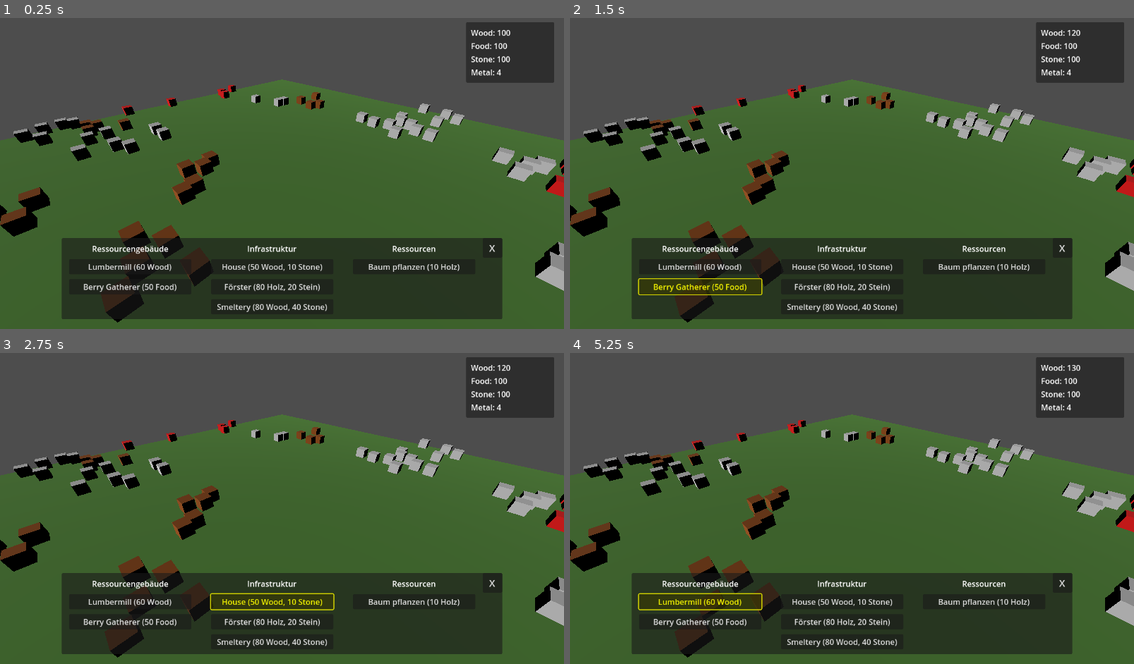
Above: before the commit, frames 1-4 (two rows, left to right).
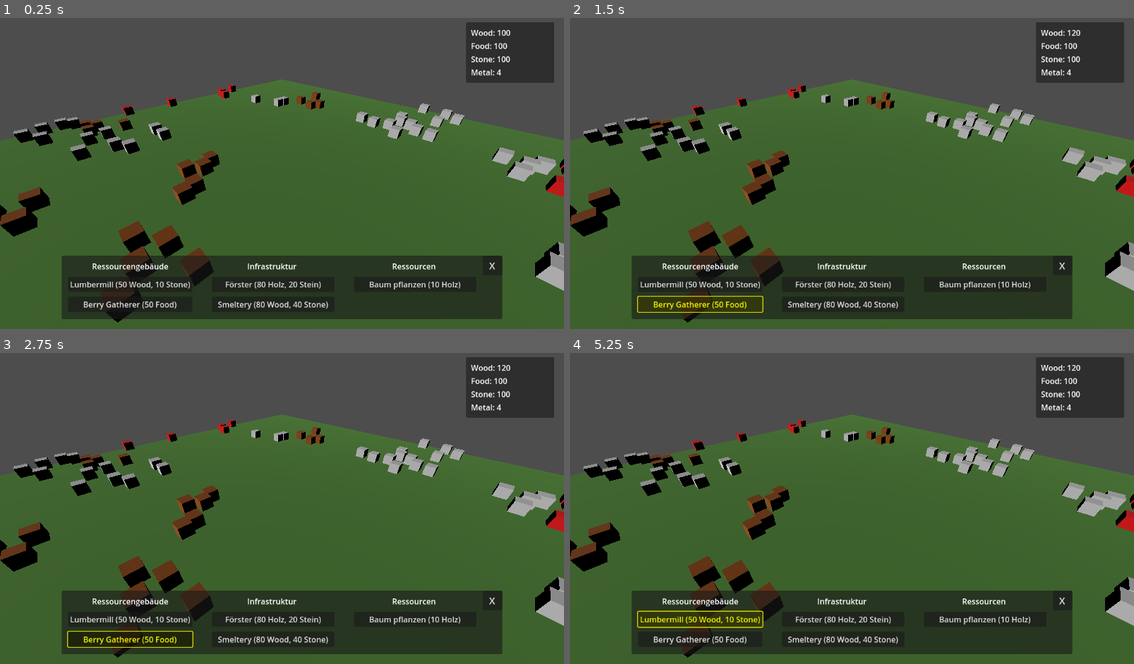
Above: after the commit, the same moments.

Repository: Catloff/Gaia-Galactica
Game: Godot game, scene res://scenes/Main.tscn
Two runs of this game, one before a commit and one after it. Both use one fixed random seed, a clock stepped at 60 frames per second and the inputs below.
Inputs (mouse positions are in pixels of both pictures, inside the frame that each line leads up to):
- Up to frame 1 (0.25 s): no input
- Up to frame 2 (1.5 s): click "Lumbermill (60 Wood)" (after the commit: "Lumbermill (50 Wood, 10 Stone)") at 0.5 s; click "Berry Gatherer (50 Food)" at 1.25 s
- Up to frame 3 (2.75 s): click (270, 601) at 2 s, where only the run before the commit has a clickable "House (50 Wood, 10 Stone)"
- Up to frame 4 (5.25 s): click "Förster (80 Holz, 20 Stein)" at 2.75 s; click "Smeltery (80 Wood, 40 Stone)" at 3.5 s; click "Baum pflanzen (10 Holz)" at 4.25 s; click "Lumbermill (60 Wood)" (after the commit: "Lumbermill (50 Wood, 10 Stone)") at 5 s

The runs differ from the first frame. In frame 1, 6.0% of the frame differs, in the area x 10-90%, y 70-95%; in frame 2, 6.6%; in frame 3, 6.5%; in frame 4, 6.7%, in the area x 10-90%, y 4-97%.

Commit message:
Removed house

Diff:
--- a/scenes/HUD.tscn
+++ b/scenes/HUD.tscn
@@ -113,7 +113,7 @@
 [node name="LumbermillButton" type="Button" parent="BuildPanel/MarginContainer/BuildCategories/BuildButtons/ResourceBuildings"]
 custom_minimum_size = Vector2(120, 0)
 layout_mode = 2
-text = "Lumbermill (60 Wood)"
+text = "Lumbermill (50 Wood, 10 Stone)"
 
 [node name="BerryGathererButton" type="Button" parent="BuildPanel/MarginContainer/BuildCategories/BuildButtons/ResourceBuildings"]
 custom_minimum_size = Vector2(120, 0)
@@ -124,11 +124,6 @@
 custom_minimum_size = Vector2(250, 0)
 layout_mode = 2
 theme_override_constants/separation = 10
-
-[node name="HouseButton" type="Button" parent="BuildPanel/MarginContainer/BuildCategories/BuildButtons/Infrastructure"]
-custom_minimum_size = Vector2(120, 0)
-layout_mode = 2
-text = "House (50 Wood, 10 Stone)"
 
 [node name="ForesterButton" type="Button" parent="BuildPanel/MarginContainer/BuildCategories/BuildButtons/Infrastructure"]
 custom_minimum_size = Vector2(120, 0)
--- a/scenes/House.tscn
+++ /dev/null
@@ -1,18 +0,0 @@
-[gd_scene load_steps=4 format=3 uid="uid://house_scene"]
-
-[ext_resource type="Script" path="res://scripts/House.gd" id="1_house"]
-
-[sub_resource type="BoxMesh" id="BoxMesh_1"]
-size = Vector3(2, 3, 2)
-
-[sub_resource type="BoxShape3D" id="BoxShape3D_1"]
-size = Vector3(2, 3, 2)
-
-[node name="House" type="StaticBody3D"]
-script = ExtResource("1_house")
-
-[node name="MeshInstance3D" type="MeshInstance3D" parent="."]
-mesh = SubResource("BoxMesh_1")
-
-[node name="CollisionShape3D" type="CollisionShape3D" parent="."]
-shape = SubResource("BoxShape3D_1")
--- a/scripts/BuildingManager.gd
+++ b/scripts/BuildingManager.gd
@@ -1,6 +1,5 @@
 extends Node3D
 
-var house_scene = preload("res://scenes/House.tscn")
 var lumbermill_scene = preload("res://scenes/Lumbermill.tscn")
 var berry_gatherer_scene = preload("res://scenes/BerryGatherer.tscn")
 var forester_scene = preload("res://scenes/Forester.tscn")
@@ -126,8 +125,6 @@
 
 	var new_building
 	match current_building_type:
-		"house":
-			new_building = house_scene.instantiate()
 		"lumbermill":
 			new_building = lumbermill_scene.instantiate()
 		"berry_gatherer":
@@ -156,8 +153,6 @@
 
 	if type != "none":
 		match type:
-			"house":
-				preview_building = house_scene.instantiate()
 			"lumbermill":
 				preview_building = lumbermill_scene.instantiate()
 			"berry_gatherer":
@@ -175,8 +170,6 @@
 
 func get_current_building_cost() -> Dictionary:
 	match current_building_type:
-		"house":
-			return house_scene.instantiate().get_cost()
 		"lumbermill":
 			return lumbermill_scene.instantiate().get_cost()
 		"berry_gatherer":
--- a/scripts/HUD.gd
+++ b/scripts/HUD.gd
@@ -3,7 +3,6 @@
 @onready var wood_label = $ResourcePanel/MarginContainer/Resources/WoodLabel
 @onready var food_label = $ResourcePanel/MarginContainer/Resources/FoodLabel
 @onready var stone_label = $ResourcePanel/MarginContainer/Resources/StoneLabel
-@onready var house_button = $BuildPanel/MarginContainer/BuildCategories/BuildButtons/Infrastructure/HouseButton
 @onready var lumbermill_button = $BuildPanel/MarginContainer/BuildCategories/BuildButtons/ResourceBuildings/LumbermillButton
 @onready var berry_gatherer_button = $BuildPanel/MarginContainer/BuildCategories/BuildButtons/ResourceBuildings/BerryGathererButton
 @onready var forester_button = $BuildPanel/MarginContainer/BuildCategories/BuildButtons/Infrastructure/ForesterButton
@@ -24,7 +23,6 @@
 }
 
 func _ready():
-	house_button.pressed.connect(_on_house_button_pressed)
 	lumbermill_button.pressed.connect(_on_lumbermill_button_pressed)
 	berry_gatherer_button.pressed.connect(_on_berry_gatherer_button_pressed)
 	forester_button.pressed.connect(_on_forester_button_pressed)
@@ -49,9 +47,6 @@
 	update_button_states()
 
 func update_button_states():
-	# House: 50 Wood, 10 Stone
-	var can_build_house = inventory["wood"] >= 50 and inventory["stone"] >= 10
-	house_button.disabled = not can_build_house
 
 	# Lumbermill: 60 Wood
 	var can_build_lumbermill = inventory["wood"] >= 60
@@ -73,8 +68,7 @@
 	smeltery_button.disabled = not can_build_smeltery
 
 	# If current building can't be built anymore, deselect it
-	if (current_building == "house" and not can_build_house) or \
-		(current_building == "lumbermill" and not can_build_lumbermill) or \
+	if (current_building == "lumbermill" and not can_build_lumbermill) or \
 		(current_building == "berry_gatherer" and not can_build_berry_gatherer) or \
 		(current_building == "forester" and not can_build_forester) or \
 		(current_building == "plant_tree" and not can_plant_tree) or \
@@ -83,7 +77,6 @@
 		building_selected.emit("none")
 
 	# Highlight selected building
-	house_button.modulate = Color(1, 1, 0) if current_building == "house" else Color(1, 1, 1)
 	lumbermill_button.modulate = Color(1, 1, 0) if current_building == "lumbermill" else Color(1, 1, 1)
 	berry_gatherer_button.modulate = Color(1, 1, 0) if current_building == "berry_gatherer" else Color(1, 1, 1)
 	forester_button.modulate = Color(1, 1, 0) if current_building == "forester" else Color(1, 1, 1)
@@ -96,18 +89,6 @@
 	if demolish_button.button_pressed:
 		current_building = ""
 		building_selected.emit("none")
-
-func _on_house_button_pressed():
-	if house_button.disabled:
-		return
-
-	if current_building == "house":
-		current_building = ""
-		building_selected.emit("none")
-	else:
-		current_building = "house"
-		building_selected.emit("house")
-	update_button_states()
 
 func _on_lumbermill_button_pressed():
 	if lumbermill_button.disabled:
@@ -155,6 +136,7 @@
 	else:
 		current_building = "plant_tree"
 		building_selected.emit("plant_tree")
+	update_button_states()
 
 func _on_smeltery_button_pressed():
 	if smeltery_button.disabled:
--- a/scripts/Lumbermill.gd
+++ b/scripts/Lumbermill.gd
@@ -1,7 +1,8 @@
 extends StaticBody3D
 
 const COST = {
-	"wood": 60
+	"wood": 50,
+	"stone": 10
 }
 
 const HARVEST_RADIUS = 5.0
